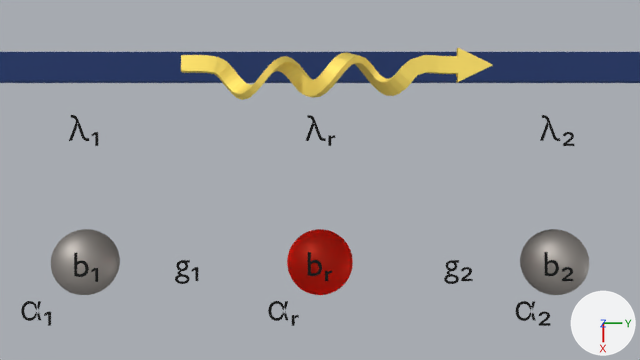
Renders of the Blender file images/model_cartoon.blend from each side of a commit.
Camera for both pictures: the file's camera 'Camera'. The lights are fixed; the arrows at lower right show +X, +Y and +Z.

The older version as bpy lines, for what is in view:
```python
ob_arrow = bpy.data.objects.new('arrow', me_plane)
ob_arrow.location = (0.72, 5.94, 3.25)
ob_arrow.rotation_euler = (-1.986, 0.0, 1.571)  # degrees (-114, 0, 90)
ob_arrow.scale = (345.0, 345.0, 345.0)
ob_cavity = bpy.data.objects.new('Cavity', me_sphere)
ob_cavity.location = (5.87, 0.0, 0.0)
ob_helix = bpy.data.objects.new('Helix', cu_helix)
ob_helix.location = (0.723, -3.901, 3.252)
ob_helix.rotation_euler = (-1.571, 1.571, 0.0)  # degrees (-90, 90, 0)
ob_helix.scale = (256.0, 256.0, 256.0)
# also in view: 'msl' at (0.0, 0.0, 0.0); 'Magnon' at (5.87, 0.0, 0.0)
```
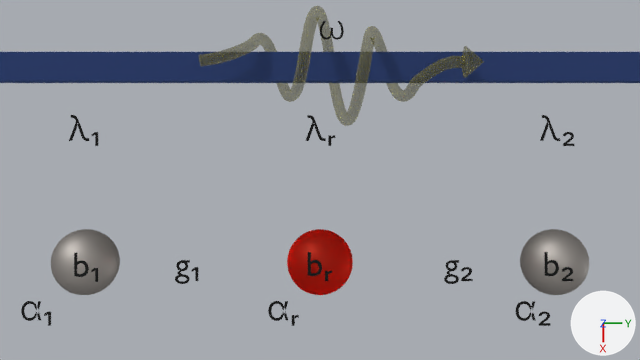
ob_helix is not drawn itself; it is used by a modifier of ob_arrow.

Boxes (x1, y1, x2, y2) around the edits, measured in the pictures (640 x 360 px):
'arrow', deleted
    before: (181, 48, 493, 100)
'Helix.003', added
    after: (199, 6, 484, 126)
'br.004', added
    after: (320, 21, 344, 40)

The change, as a list of edits to the scene's bpy script:
```text
Change mat_material_007:
    where n0 = _N.new('ShaderNodeOutputMaterial'); n0.name = 'Material Output'
    remove n1 = _N.new('ShaderNodeBsdfMetallic'); n1.name = 'Metallic BSDF'
    remove n1.inputs[0].default_value = (1.0, 0.818, 0.204, 1.0)  # 'Base Color', yellow #ffe97d
    remove n1.inputs[4].default_value = 0.715  # 'Roughness'
    remove _L.new(n1.outputs[0], n0.inputs[0])  # 'BSDF' to 'Surface'
    add n2 = _N.new('ShaderNodeBsdfPrincipled'); n2.name = 'Principled BSDF'
    add n2.inputs[0].default_value = (0.323, 0.299, 0.0616, 1.0)  # 'Base Color', yellow #9a9546
    add n2.inputs[1].default_value = 0.39  # 'Metallic'
    add n2.inputs[2].default_value = 0.805  # 'Roughness'
    add n2.inputs[3].default_value = 1.4  # 'IOR'
    add n2.inputs[4].default_value = 0.474  # 'Alpha'
    add n2.inputs[18].default_value = 1.0  # 'Transmission Weight'
    add _L.new(n2.outputs[0], n0.inputs[0])  # 'BSDF' to 'Surface'
Add cu_helix_003:
    cu_helix_003 = bpy.data.curves.new('Helix.003', 'CURVE')
    cu_helix_003.dimensions = '3D'
    _sp = cu_helix_003.splines.new('POLY'); _sp.points.add(1)
    _sp.points.foreach_set('co', [-0.0187, 0.5, -1.028, 0.0, -0.0131, 0.498, -0.706, 0.0])
    _sp.points.foreach_set('radius', [0.0, 2.716])
    _sp.order_u = 2
    _sp.use_endpoint_u = True
    _sp = cu_helix_003.splines.new('POLY'); _sp.points.add(102)
    _sp.points.foreach_set('co', [-0.0135, 0.495, -0.695, 0.0, -0.02, 0.493, -0.508, 0.0, 0.0338, 0.491, -0.322, 0.0, 0.153, 0.464, -0.116, 0.0, 0.253, 0.421, 0.0291, 0.0, 0.335, 0.362, 0.115, 0.0, 0.402, 0.29, 0.152, 0.0, 0.452, 0.208, 0.182, 0.0, 0.485, 0.118, 0.212, 0.0, 0.5, 0.0238, 0.242, 0.0, 0.495, -0.0712, 0.273, 0.0, 0.473, -0.164, 0.303, 0.0, 0.433, -0.25, 0.333, 0.0, 0.378, -0.328, 0.364, 0.0, 0.309, -0.393, 0.394, 0.0, 0.229, -0.445, 0.424, 0.0, 0.141, -0.48, 0.455, 0.0, 0.0476, -0.498, 0.485, 0.0, -0.0476, -0.498, 0.515, 0.0, -0.141, -0.48, 0.545, 0.0, -0.229, -0.445, 0.576, 0.0, -0.309, -0.393, 0.606, 0.0, -0.378, -0.328, 0.636, 0.0, -0.433, -0.25, 0.667, 0.0, -0.475, -0.164, 0.697, 0.0, -0.508, -0.0717, 0.727, 0.0, -0.533, 0.0286, 0.758, 0.0, -0.551, 0.14, 0.788, 0.0, -0.555, 0.263, 0.818, 0.0, -0.541, 0.399, 0.848, 0.0, -0.501, 0.542, 0.879, 0.0, -0.428, 0.685, 0.909, 0.0, -0.319, 0.813, 0.939, 0.0, -0.176, 0.912, 0.97, 0.0, -0.00795, 0.967, 1.0, 0.0, 0.169, 0.964, 1.03, 0.0, 0.341, 0.914, 1.061, 0.0, 0.499, 0.832, 1.091, 0.0, 0.639, 0.722, 1.121, 0.0, 0.756, 0.587, 1.152, 0.0, 0.845, 0.432, 1.182, 0.0, 0.904, 0.264, 1.212, 0.0, 0.929, 0.0872, 1.242, 0.0, 0.921, -0.091, 1.273, 0.0, 0.879, -0.264, 1.303, 0.0, 0.805, -0.427, 1.333, 0.0, 0.701, -0.572, 1.364, 0.0, 0.572, -0.695, 1.394, 0.0, 0.422, -0.792, 1.424, 0.0, 0.256, -0.858, 1.455, 0.0, 0.081, -0.892, 1.485, 0.0, -0.0974, -0.892, 1.515, 0.0, -0.273, -0.858, 1.545, 0.0, -0.438, -0.792, 1.576, 0.0, -0.588, -0.695, 1.606, 0.0, -0.717, -0.572, 1.636, 0.0, -0.821, -0.427, 1.667, 0.0, -0.895, -0.264, 1.697, 0.0, -0.937, -0.091, 1.727, 0.0, -0.946, 0.0872, 1.758, 0.0, -0.92, 0.264, 1.788, 0.0, -0.862, 0.432, 1.818, 0.0, -0.773, 0.587, 1.848, 0.0, -0.656, 0.722, 1.879, 0.0, -0.516, 0.832, 1.909, 0.0, -0.352, 0.9, 1.939, 0.0, -0.176, 0.912, 1.97, 0.0, -0.00636, 0.873, 2.0, 0.0, 0.143, 0.795, 2.03, 0.0, 0.263, 0.69, 2.061, 0.0, 0.354, 0.572, 2.091, 0.0, 0.418, 0.451, 2.121, 0.0, 0.459, 0.334, 2.152, 0.0, 0.485, 0.225, 2.182, 0.0, 0.498, 0.122, 2.212, 0.0, 0.501, 0.0241, 2.242, 0.0, 0.495, -0.0712, 2.273, 0.0, 0.473, -0.164, 2.303, 0.0, 0.433, -0.25, 2.333, 0.0, 0.378, -0.328, 2.364, 0.0, 0.309, -0.393, 2.394, 0.0, 0.229, -0.445, 2.424, 0.0, 0.141, -0.48, 2.455, 0.0, 0.0476, -0.498, 2.485, 0.0, -0.0476, -0.498, 2.515, 0.0, -0.141, -0.48, 2.545, 0.0, -0.229, -0.445, 2.576, 0.0, -0.309, -0.393, 2.606, 0.0, -0.378, -0.328, 2.636, 0.0, -0.433, -0.25, 2.667, 0.0, -0.473, -0.164, 2.697, 0.0, -0.495, -0.0712, 2.727, 0.0, -0.5, 0.0238, 2.758, 0.0, -0.486, 0.118, 2.788, 0.0, -0.455, 0.208, 2.818, 0.0, -0.407, 0.29, 2.848, 0.0, -0.345, 0.362, 2.887, 0.0, -0.27, 0.421, 2.987, 0.0, -0.186, 0.464, 3.162, 0.0, -0.14, 0.478, 3.289, 0.0, -0.0962, 0.491, 3.416, 0.0, -0.0608, 0.495, 3.587, 0.0, -0.0369, 0.5, 3.762, 0.0])
    _sp.order_u = 2
    _sp.use_endpoint_u = True
    cu_helix_003.materials.append(mat_material_007)  # yellow #9a9546
    cu_helix_003.use_path = True
    cu_helix_003.bevel_profile.use_clip = True
    cu_helix_003.bevel_depth = 0.1
    cu_helix_003.fill_mode = 'FULL'
    cu_helix_003.use_fill_caps = True
Add txt_text_008:
    txt_text_008 = bpy.data.curves.new('Text.008', 'FONT')
    txt_text_008.body = 'ω'
    txt_text_008.materials.append(mat_material)  # black #000000
    txt_text_008.offset = -0.01
    txt_text_008.offset_x = -0.408
    txt_text_008.offset_y = -0.267
Remove ob_helix:
    ob_helix = bpy.data.objects.new('Helix', cu_helix)
Remove ob_arrow:
    ob_arrow = bpy.data.objects.new('arrow', me_plane)
Add ob_helix_003:
    ob_helix_003 = bpy.data.objects.new('Helix.003', cu_helix_003)
    ob_helix_003.location = (0.0, 2.99, 0.0)
    ob_helix_003.rotation_euler = (1.571, 0.0, 0.0)  # degrees (90, 0, 0)
    ob_helix_003.scale = (1.72, 1.72, 1.72)
Add ob_br_004:
    ob_br_004 = bpy.data.objects.new('br.004', txt_text_008)
    ob_br_004.location = (-0.88, 0.34, 1.11)
    ob_br_004.rotation_euler = (0.0, 0.0, 1.571)  # degrees (0, 0, 90)
```
